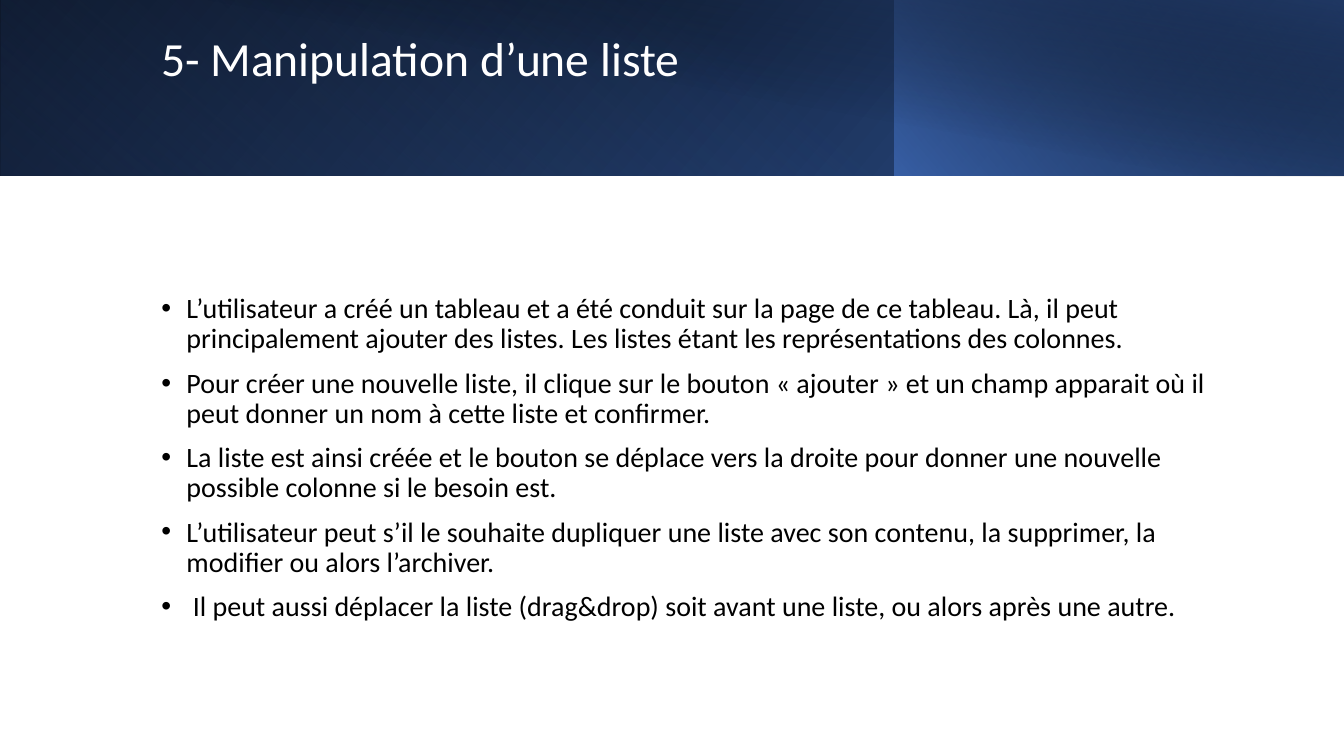
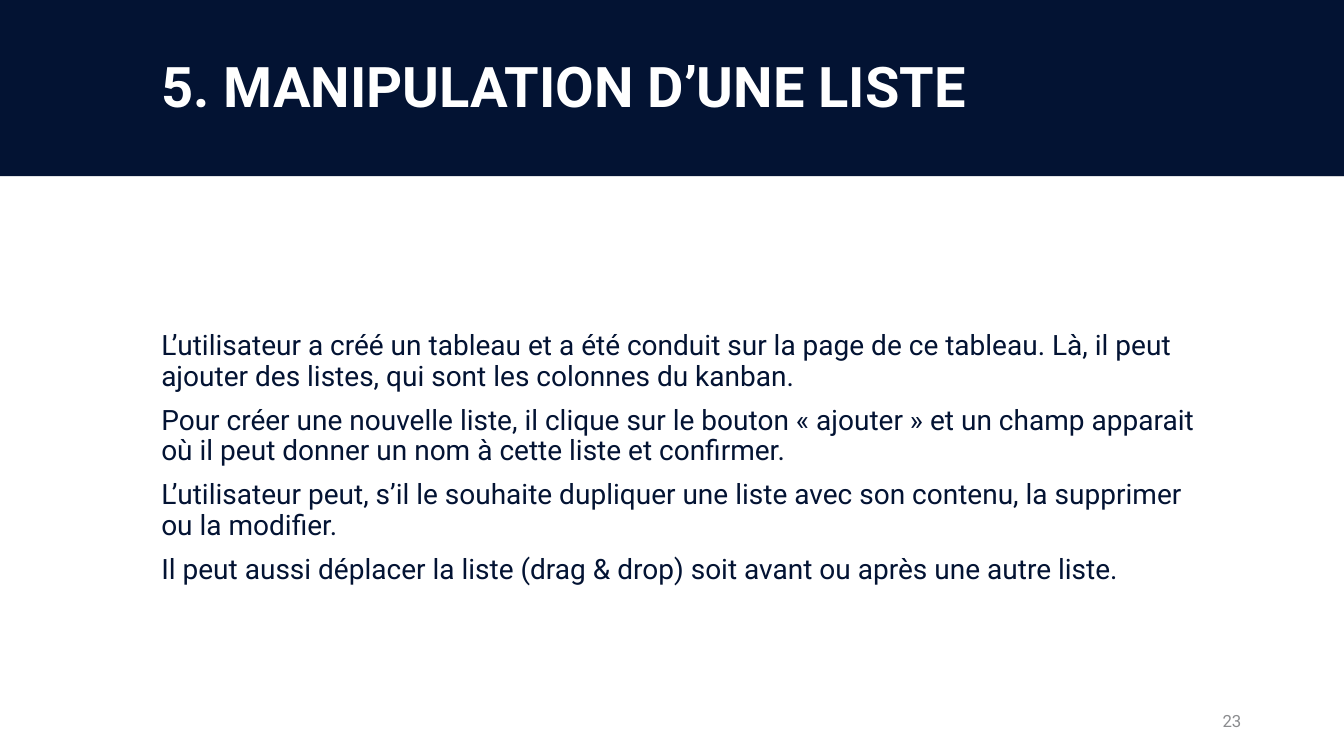
Before and after one commit to mrstph/project-calista, a slide deck: slide 23 of dossier-analyse/dossier-analyse.pptx (slide 22 before the commit). Drawn at 1344x756 pixels with LibreOffice and Linux fonts; fonts in the diff are those of the drawing. Boxes give left, top, right and bottom in pixels: in the first picture for what was removed or moved away, otherwise in the second. Text is boxed around its words. In the diff, an @@ line names an element or a change of style, - is before the commit and + after.

```diff
--- a/dossier-analyse/dossier-analyse.pptx
+++ b/dossier-analyse/dossier-analyse.pptx
@@ rectangle at box(0, 0, 1344, 175): fill gradient #000000 to #2F5597 to gradient #000000 to #C2530F @@
@@ rectangle at box(0, 0, 895, 175): fill gradient #4472C4 to #203864 to gradient #EE7429 to #81380A @@
@@ rectangle added at box(0, 0, 1344, 176), fill #031333 @@
@@ rectangle at box(50, 0, 1344, 176): fill gradient #000000 to #203864 to gradient #000000 to #81380A @@
@@ rectangle at box(894, 0, 1344, 175): fill gradient #4472C4 to #000000 to gradient #EE7429 to #000000 @@
@@ title at box(161, 65, 966, 108): text changed; size 34 to 40 pt; font Calibri to Roboto; bold on @@
-5- Manipulation d’une liste
+5. MANIPULATION D’UNE LISTE
@@ text at box(161, 334, 1170, 392): text changed; font Calibri to Roboto; text colour #000000 to #031333 @@
-• L’utilisateur a créé un tableau et a été conduit sur la page de ce tableau. Là, il peut principalement ajouter des listes. Les listes étant les représentations des colonnes.
+L’utilisateur a créé un tableau et a été conduit sur la page de ce tableau. Là, il peut ajouter des listes, qui sont les colonnes du kanban.
@@ text at box(161, 409, 1194, 466): font Calibri to Roboto, text colour #000000 to #031333 in "Pour créer une nouvelle liste, il clique ..."; bullet • to none @@
@@ text at box(161, 483, 1182, 585): text changed; font Calibri to Roboto; text colour #000000 to #031333 @@
-• La liste est ainsi créée et le bouton se déplace vers la droite pour donner une nouvelle possible colonne si le besoin est.
-• L’utilisateur peut s’il le souhaite dupliquer une liste avec son contenu, la supprimer, la modifier ou alors l’archiver.
-• Il peut aussi déplacer la liste (drag&drop) soit avant une liste, ou alors après une autre.
+L’utilisateur peut, s’il le souhaite dupliquer une liste avec son contenu, la supprimer ou la modifier.
+Il peut aussi déplacer la liste (drag & drop) soit avant ou après une autre liste.
@@ page number added at box(1223, 715, 1242, 727), 12 pt, text #8C8C90 @@
+23
```
Also in this commit, not shown: 42 other slides changed, 4 slides added, 1 slide removed, 37 other files.
